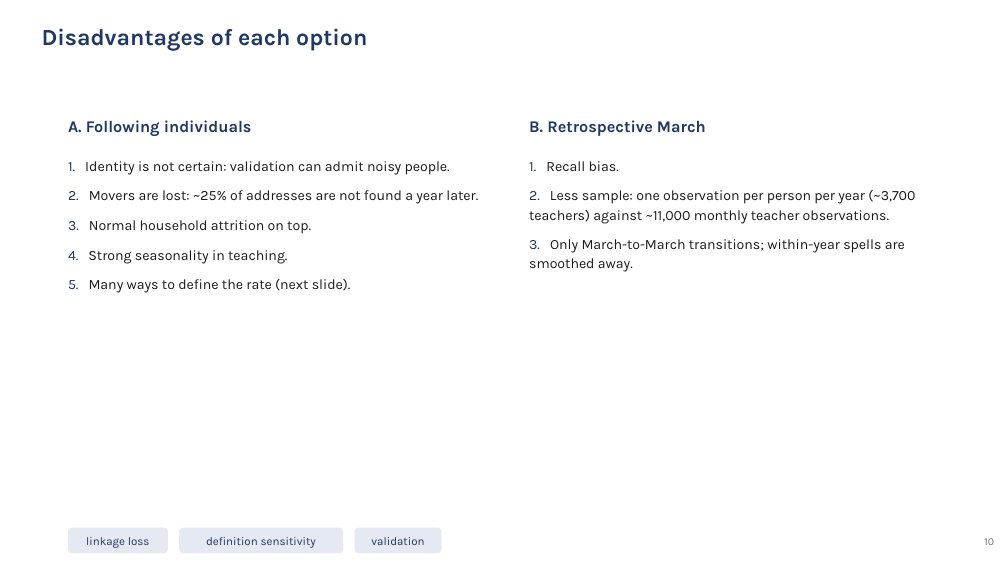
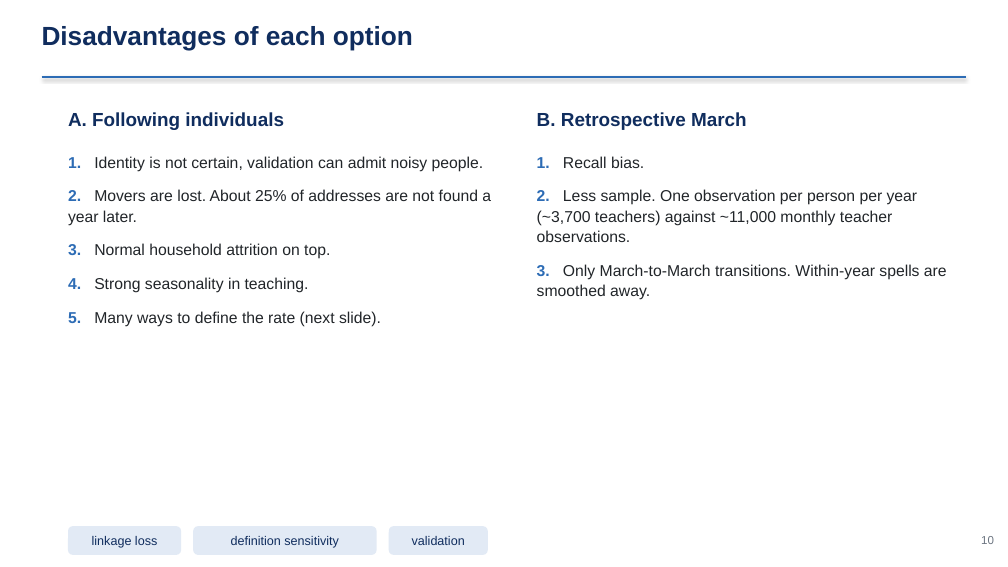
Before and after one commit to jedr1-ship-it/Alternative-Pathways----Quant, a slide deck: slide 10 of report/data_cluster/Proyect_US_cluster.pptx. Drawn at 1008x567 pixels with LibreOffice and Linux fonts; fonts in the diff are those of the drawing. Boxes give left, top, right and bottom in pixels: in the first picture for what was removed or moved away, otherwise in the second. Text is boxed around its words. In the diff, an @@ line names an element or a change of style, - is before the commit and + after.

```diff
--- a/report/data_cluster/Proyect_US_cluster.pptx
+++ b/report/data_cluster/Proyect_US_cluster.pptx
@@ text "Disadvantages of each option" at (x1=42, y1=26, x2=413, y2=51): size 22 to 25 pt, font Karla to Arial, text colour #1F3864 to #102D5E @@
@@ line added from (42, 77) to (966, 77), #2D6CB5 2.2 pt @@
@@ text "A. Following individuals" moved from (x1=68, y1=120, x2=252, y2=136) to (x1=68, y1=112, x2=284, y2=130) @@
@@ text "A. Following individuals" at (x1=68, y1=112, x2=284, y2=130): size 15.5 to 18 pt, font Karla to Arial, text colour #1F3864 to #102D5E; line spacing 20.9pt to 23pt @@
@@ text "B. Retrospective March" at (x1=537, y1=112, x2=747, y2=130): size 15.5 to 18 pt, font Karla to Arial, text colour #1F3864 to #102D5E; line spacing 20.9pt to 23pt @@
@@ text "B. Retrospective March" moved from (x1=529, y1=120, x2=706, y2=136) to (x1=537, y1=112, x2=747, y2=130) @@
@@ text at (x1=68, y1=156, x2=491, y2=226): text changed; size 13.5 to 15 pt; font Karla to Arial; text colour #1A1A1A to #212529 @@
-1. Identity is not certain: validation can admit noisy people.
-2. Movers are lost: ~25% of addresses are not found a year later.
+1. Identity is not certain, validation can admit noisy people.
+2. Movers are lost. About 25% of addresses are not found a year later.
@@ text at (x1=537, y1=156, x2=644, y2=168): size 13.5 to 15 pt, font Karla to Arial in "1. Recall bias."; text colour #1F3864 to #2D6CB5, bold on in "1."; text colour #1A1A1A to #212529 in "Recall bias."; line spacing 18.2pt to 19.2pt; more space between paragraphs @@
@@ text "1. Recall bias." moved from (x1=529, y1=161, x2=915, y2=272) to (x1=537, y1=156, x2=947, y2=300) @@
@@ text at (x1=537, y1=189, x2=947, y2=300): text changed; size 13.5 to 15 pt; font Karla to Arial; text colour #1A1A1A to #212529 @@
-2. Less sample: one observation per person per year (~3,700 teachers) against ~11,000 monthly teacher observations.
-3. Only March-to-March transitions; within-year spells are smoothed away.
+2. Less sample. One observation per person per year (~3,700 teachers) against ~11,000 monthly teacher observations.
+3. Only March-to-March transitions. Within-year spells are smoothed away.
@@ text at (x1=68, y1=243, x2=381, y2=327): size 13.5 to 15 pt, font Karla to Arial in "3. Normal household attrition on top.", "4. Strong seasonality in teaching.", "5. Many ways to define the rate ..."; text colour #1F3864 to #2D6CB5, bold on in "3.", "4.", "5."; text colour #1A1A1A to #212529 in "Normal household attrition on top.", "Strong seasonality in teaching.", "Many ways to define the rate (next ..."; line spacing 18.2pt to 19.2pt; more space between paragraphs @@
@@ rounded rectangle "linkage loss" resized from (x1=68, y1=528, x2=168, y2=554) to (x1=68, y1=526, x2=181, y2=555) @@
@@ rounded rectangle "definition sensitivity" resized from (x1=179, y1=528, x2=343, y2=554) to (x1=194, y1=526, x2=377, y2=555) @@
@@ size 11 to 12 pt, font Karla to Arial, text colour #1F3864 to #102D5E; fill #E4E9F2 to #E2EAF5 in 3 elements at (x1=68, y1=526, x2=181, y2=555), (x1=194, y1=526, x2=377, y2=555), (x1=389, y1=526, x2=488, y2=555) @@
@@ rounded rectangle "validation" resized from (x1=355, y1=528, x2=442, y2=554) to (x1=389, y1=526, x2=488, y2=555) @@
@@ text "10" at (x1=981, y1=536, x2=994, y2=544): size 10 to 11 pt, font Karla to Arial @@
```
Also in this commit, not shown: 45 other slides changed, 2 slides added, 1 slide removed, 18 other files.
